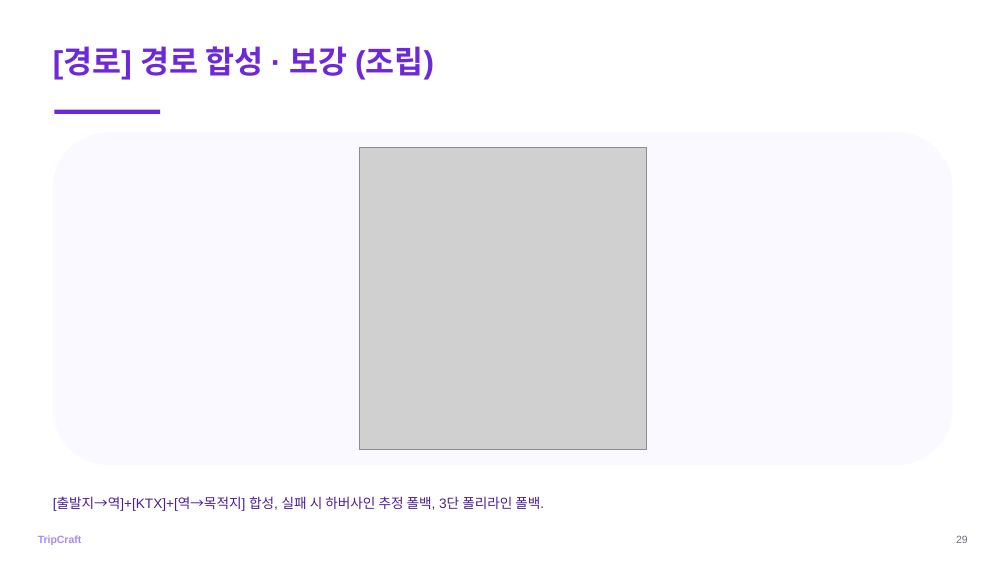
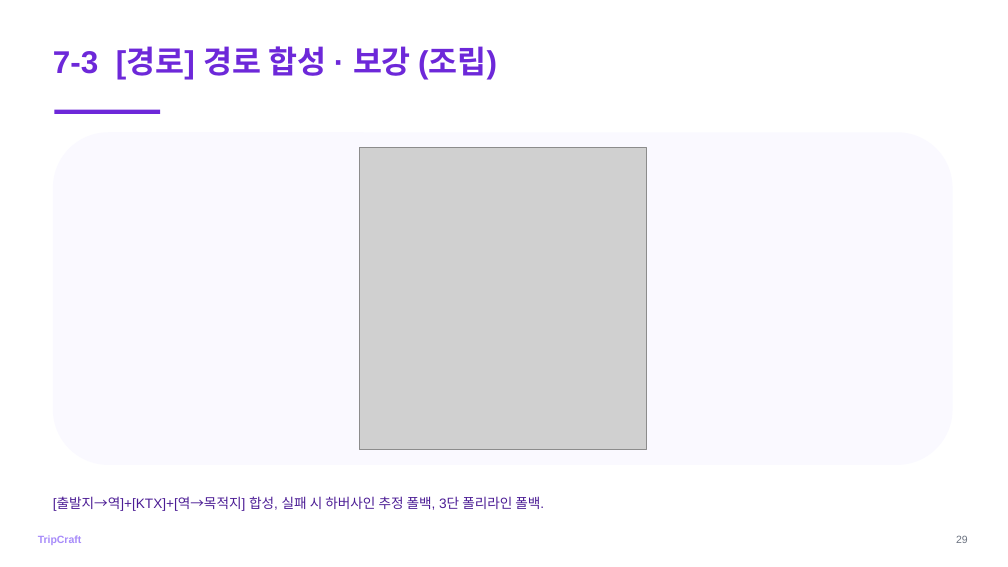
Before and after one commit to DreamingGenie/TripCraft, a slide deck: slide 37 of docs/06_submission/ppt/발표.pptx (slide 36 before the commit). Drawn at 1008x567 pixels with LibreOffice and Linux fonts; fonts in the diff are those of the drawing; grey boxes stand for pictures. Boxes give left, top, right and bottom in pixels: in the first picture for what was removed or moved away, otherwise in the second. Text is boxed around its words. In the diff, an @@ line names an element or a change of style, - is before the commit and + after.

```diff
--- a/docs/06_submission/ppt/발표.pptx
+++ b/docs/06_submission/ppt/발표.pptx
@@ text at box(53, 46, 497, 79): text changed @@
-[경로] 경로 합성 · 보강 (조립)
+7-3 [경로] 경로 합성 · 보강 (조립)
```
Also in this commit, not shown: 40 other slides changed, 9 slides added, 2 other files.
